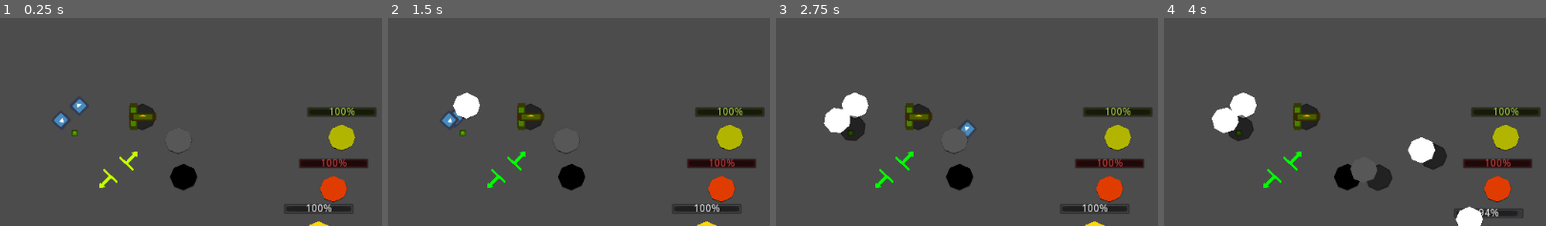
Above: before the commit, frames 1-4 (left to right).
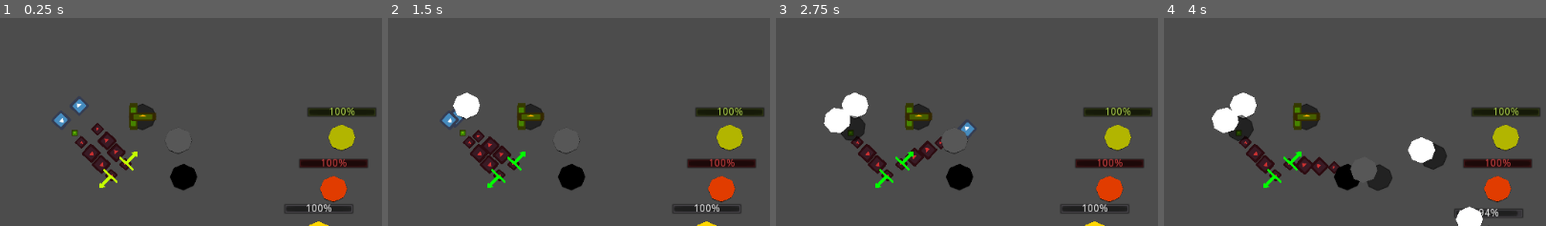
Above: after the commit, the same moments.

Repository: Tarnowiczanka-Stare-Tarnowice/pink-cat
Game: Godot game, scene res://Scenes/PhysicsTest.tscn
Same seed, same stepped clock (60 frames per second), same inputs: the game is played once before the commit and once after it. The engine's default icon, where the game draws it, is replaced by a stand-in: a white triangle on a blue panel in a dark square.
Inputs (mouse positions are % of the whole screen's width and height, from its top left):
- Up to frame 1 (0.25 s): no input
- Up to frame 2 (1.5 s): tap Enter (ui_accept) at 0.5, 0.77 s; move the mouse to (21, 44) at 0.52 s; press the mouse at (21, 44) at 0.53 s; hold Right (ui_right) 0.53-1.28 s; move the mouse to (19, 47) at 1.27 s; release the mouse at (19, 47) at 1.28 s; hold Down (ui_down) from 1.28 s (still down); tap Middle mouse button (left_shoot) at 1.35 s
- Up to frame 3 (2.75 s): tap Enter (ui_accept) at 1.52 s; click (19, 47) at 1.55 s; move the mouse to (60, 25) at 2.02 s; release Down (ui_down) at 2.03 s; press the mouse at (60, 25) at 2.03 s; hold Right (ui_right) from 2.03 s (still down)
- Up to frame 4 (4 s): tap Enter (ui_accept) at 2.75, 3.02, 3.77 s; move the mouse to (45, 70) at 2.77 s; release Right (ui_right) at 2.78 s; release the mouse at (45, 70) at 2.78 s; hold Up (ui_up) 2.78-3.53 s; right-click (45, 70) at 2.85 s; click (45, 70) at 3.05 s; move the mouse to (80, 65) at 3.52 s; press the mouse at (80, 65) at 3.53 s; hold Left (ui_left) from 3.53 s (still down)
The pictures show only the part of the screen within x 11-61%, y 23-73%; the shares and areas given below are measured in that part.

The runs differ from the first frame. In frame 1, 1.4% of the frame differs, in the area x 19-35%, y 50-79%; in frame 2, 1.4%; in frame 3, 1.3%; in frame 4, 1.4%.

Commit message:
IK (zintegrowane 2)
Dodałem scenę IK do sceny "HandManipulator.tscn" oraz zmieniłem parę rzeczy w skrypcie IK.tscn (is enabled: optymalizacja na przyszłość - wyłączać IK kiedy nie w użyciu)
Bugfixy w skrypcie IK (zmiany w linijce 35 i 43) od teraz początkiem łańcucha IK jest global_position a nie pozycja 0, 0

Diff:
--- a/IK/IK.gd
+++ b/IK/IK.gd
@@ -10,6 +10,11 @@
 var mouseposition
 var angle
 
+export (float) var joint_length = 20
+export (NodePath) var arms_target = "."
+var is_active = true
+var target_ref = self
+
 
 #Calculating the base of the move vector
 func calculate_normal(base, target):
@@ -19,6 +24,7 @@
 # Called when the node enters the scene tree for the first time.
 func _ready():
 	# loading joints into the array
+	target_ref = get_node(arms_target)
 	while(kid!= null):
 		joint_array.append(kid)
 		if(kid.get_child_count() > 0):
@@ -35,18 +41,18 @@
 #IK algorithm (FABRIK single pass)
 func single_solve(target):
 	#initial position of the first joint, used to make the limb not fly off if the target is further than the length of the arm
-	var init_start = test_array[0]
+	var init_start = global_position
 	#print(test_array.size())
 	test_array[test_array.size() - 1] = target
 	#FABRIK "backwards" part
 	for i in range (test_array.size() - 2, -1, -1):
-		var move_vector = 100 * calculate_normal(test_array[i+1], test_array[i])
+		var move_vector = joint_length * calculate_normal(test_array[i+1], test_array[i])
 		test_array[i] = test_array[i+1] + move_vector
 		#print(str(test_array[i]))
 	test_array[0] = init_start
 	#FABRIK "forwards" part
 	for i in range (1, test_array.size()):
-		var move_vector = 100 * calculate_normal(test_array[i-1], test_array[i])
+		var move_vector = joint_length * calculate_normal(test_array[i-1], test_array[i])
 		test_array[i] = test_array[i-1] + move_vector
 		#print(str(test_array[i]))
 	#Applying new positions to joints
@@ -56,9 +62,9 @@
 
 
 
+
 func _process(delta):
 	#Trigger FABRIK when the left mouse button is pressed/held
-	if Input.is_action_pressed("left_throw"):
-		mouseposition = get_global_mouse_position()
-		single_solve(mouseposition)
+	if is_active:
+		single_solve(target_ref.global_position)
 	pass
--- a/IK/IK.tscn
+++ b/IK/IK.tscn
@@ -15,16 +15,21 @@
 [node name="Finger_joint" type="Position2D" parent="Arm_joint/Elbow_joint/Wrist_joint"]
 
 [node name="Sprite" type="Sprite" parent="Arm_joint/Elbow_joint/Wrist_joint/Finger_joint"]
+modulate = Color( 0.815686, 0.196078, 0.196078, 1 )
+scale = Vector2( 0.2, 0.2 )
 texture = ExtResource( 2 )
 
 [node name="Sprite" type="Sprite" parent="Arm_joint/Elbow_joint/Wrist_joint"]
+modulate = Color( 0.815686, 0.196078, 0.196078, 1 )
+scale = Vector2( 0.3, 0.3 )
 texture = ExtResource( 2 )
 
 [node name="Sprite" type="Sprite" parent="Arm_joint/Elbow_joint"]
+modulate = Color( 0.815686, 0.196078, 0.196078, 1 )
+scale = Vector2( 0.3, 0.3 )
 texture = ExtResource( 2 )
 
 [node name="Sprite" type="Sprite" parent="Arm_joint"]
+modulate = Color( 0.815686, 0.196078, 0.196078, 1 )
+scale = Vector2( 0.2, 0.2 )
 texture = ExtResource( 2 )
-
-[node name="Camera2D" type="Camera2D" parent="."]
-current = true
--- a/Scenes/HandManipulator.tscn
+++ b/Scenes/HandManipulator.tscn
@@ -1,12 +1,16 @@
-[gd_scene load_steps=4 format=2]
+[gd_scene load_steps=5 format=2]
 
 [ext_resource path="res://Scripts/HandManipulator.gd" type="Script" id=1]
 [ext_resource path="res://icon.png" type="Texture" id=2]
+[ext_resource path="res://IK/IK.tscn" type="PackedScene" id=3]
 
 [sub_resource type="CircleShape2D" id=1]
 
 [node name="HandManipulator" type="Node2D"]
 script = ExtResource( 1 )
+
+[node name="IK" parent="." instance=ExtResource( 3 )]
+arms_target = NodePath("../Hand/Sprite")
 
 [node name="Hand" type="Area2D" parent="."]
 
